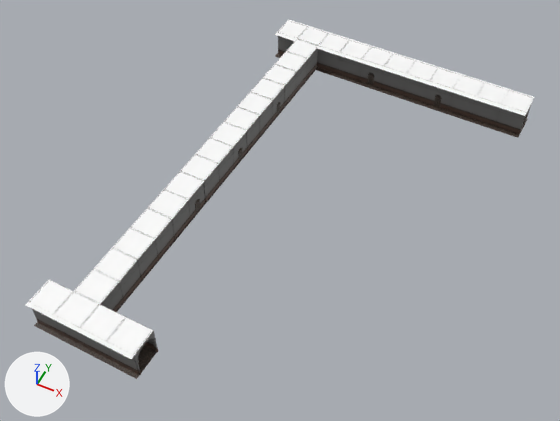
One commit to the glTF model bgti2.glb: the scene before it, then after it.
Before and after are seen from a 50 mm camera at (25.0, -120.9, 101.2) aimed at (-14.8, -41.2, 1.7). Arrows for +X, +Y and +Z are at lower left; the lights stay in place. The picture after the commit comes second. Vertices at exactly the same position are counted once.

Objects in the first picture: '渡り廊下ステージ_mesh'.
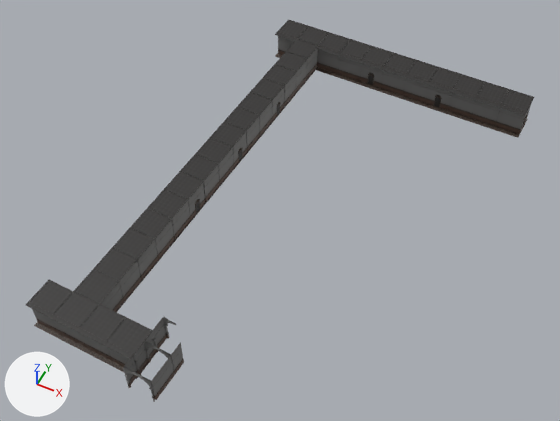
The change, as a diff of the scene's bpy script:
```diff
--- a/bgti2.glb.py
+++ b/bgti2.glb.py
@@ mat_材質4 @@
 mat_材質4 = principled_material('材質4')
-mat_材質4.base_color = (1.0, 1.0, 1.0)  # white #ffffff
+mat_材質4.texture = img_afwood
@@ me_渡り廊下ステージ @@
-me_渡り廊下ステージ.from_pydata(...)  # 24783 vertices, 39783 faces; spans x -38.8..17.0, y -78.8..5.1, z 0.0..5.6
+me_渡り廊下ステージ.from_pydata(...)  # 25717 vertices, 41197 faces; spans x -38.8..17.0, y -80.8..5.1, z 0.0..5.6
+# me_渡り廊下ステージ part 1: the loose piece of 57 vertices spanning x -24.3..-19.6, y -78.1..-77.9, z 0.0..5.6 is copied, and the copy is turned -91 degrees about the z axis through its middle, then moved by (2.6, 4.9, 0.0), in mat_2 (picture img_1); it spans x -19.5..-19.2, y -75.5..-70.8, z 0.0..5.6
+# me_渡り廊下ステージ part 2: the loose piece of 36 vertices spanning x -19.6..-19.2, y -78.1..-73.4, z 3.7..5.6 is copied, and the copy is turned -91 degrees about the z axis through its middle, then moved by (2.3, 0.1, 0.0), in mat_2 (picture img_1); it spans x -19.5..-14.8, y -75.9..-75.4, z 3.7..5.6
+# me_渡り廊下ステージ part 3: the loose piece of 68 vertices spanning x -19.7..-19.3, y -78.1..-77.7, z 0.0..3.7 is copied, and the copy is turned -91 degrees about the z axis through its middle, then moved by (0.2, 2.3, 0.0), in mat_2 (picture img_1); it spans x -19.5..-19.0, y -75.8..-75.3, z 0.0..3.7
+# me_渡り廊下ステージ part 4: the loose piece of 57 vertices spanning x -24.3..-19.6, y -78.1..-77.9, z 0.0..5.6 is copied, and the copy is turned -91 degrees about the z axis through its middle, then moved by (2.3, 0.1, 0.0), in mat_2 (picture img_1); it spans x -19.7..-19.4, y -80.3..-75.6, z 0.0..5.6
+# me_渡り廊下ステージ part 5: the loose piece of 57 vertices spanning x -29.1..-28.8, y -72.9..-68.2, z 0.0..5.6 is copied, and the copy is moved by (14.0, -7.6, 0.0), in mat_2 (picture img_1); it spans x -15.1..-14.8, y -80.5..-75.8, z 0.0..5.6
+# me_渡り廊下ステージ part 6: the loose piece of 36 vertices spanning x -19.6..-19.2, y -78.1..-73.4, z 3.7..5.6 is copied, and the copy is turned -91 degrees about the z axis through its middle, then moved by (2.0, -4.7, 0.0), in mat_2 (picture img_1); it spans x -19.8..-15.0, y -80.7..-80.2, z 3.7..5.6
+# me_渡り廊下ステージ part 7: the loose piece of 68 vertices spanning x -19.7..-19.3, y -78.1..-77.7, z 0.0..3.7 is copied, and the copy is turned -91 degrees about the z axis through its middle, then moved by (0.0, -2.5, 0.0), in mat_2 (picture img_1); it spans x -19.7..-19.3, y -80.6..-80.1, z 0.0..3.7
+# me_渡り廊下ステージ part 8: a new loose piece of 38 vertices spanning x -14.9..-14.7, y -75.7..-73.4, z 0.0..5.6, in mat_2 (picture img_1)
+# me_渡り廊下ステージ part 9: 14 kept faces spanning x -38.8..17.0, y -78.8..5.1, z 5.5 get new texture (UV) coordinates
+# other edits to the shape of me_渡り廊下ステージ do not show in these pictures
 me_渡り廊下ステージ.materials.append(mat_枠)
@@ me_渡り廊下ステージ @@
 me_渡り廊下ステージ.materials.append(mat_材質4)
+me_渡り廊下ステージ.materials.append(mat_ドア)  # picture img_afwood
+me_渡り廊下ステージ.materials.append(mat_材質3)  # picture img_floor02
+me_渡り廊下ステージ.materials.append(mat_2)  # picture img_1
```

Where the change shows, as pixel boxes (x1, y1, x2, y2) in the pictures (560 x 421 px):
'渡り廊下ステージ_mesh', surface changed, reshaped (6% taller): before (26, 20, 534, 379); after (26, 20, 534, 402)
part 1 of me_渡り廊下ステージ, added: after (147, 318, 167, 359)
part 2 of me_渡り廊下ステージ, added: after (144, 341, 173, 361)
part 3 of me_渡り廊下ステージ, added: after (145, 348, 151, 363)
part 4 of me_渡り廊下ステージ, added: after (124, 341, 148, 384)
part 5 of me_渡り廊下ステージ, added: after (151, 356, 175, 400)
part 6 of me_渡り廊下ステージ, added: after (123, 366, 153, 389)
part 7 of me_渡り廊下ステージ, added: after (125, 374, 131, 388)
part 8 of me_渡り廊下ステージ, added: after (171, 342, 184, 374)
part 9 of me_渡り廊下ステージ, surface changed: (26, 20, 534, 359) in both
